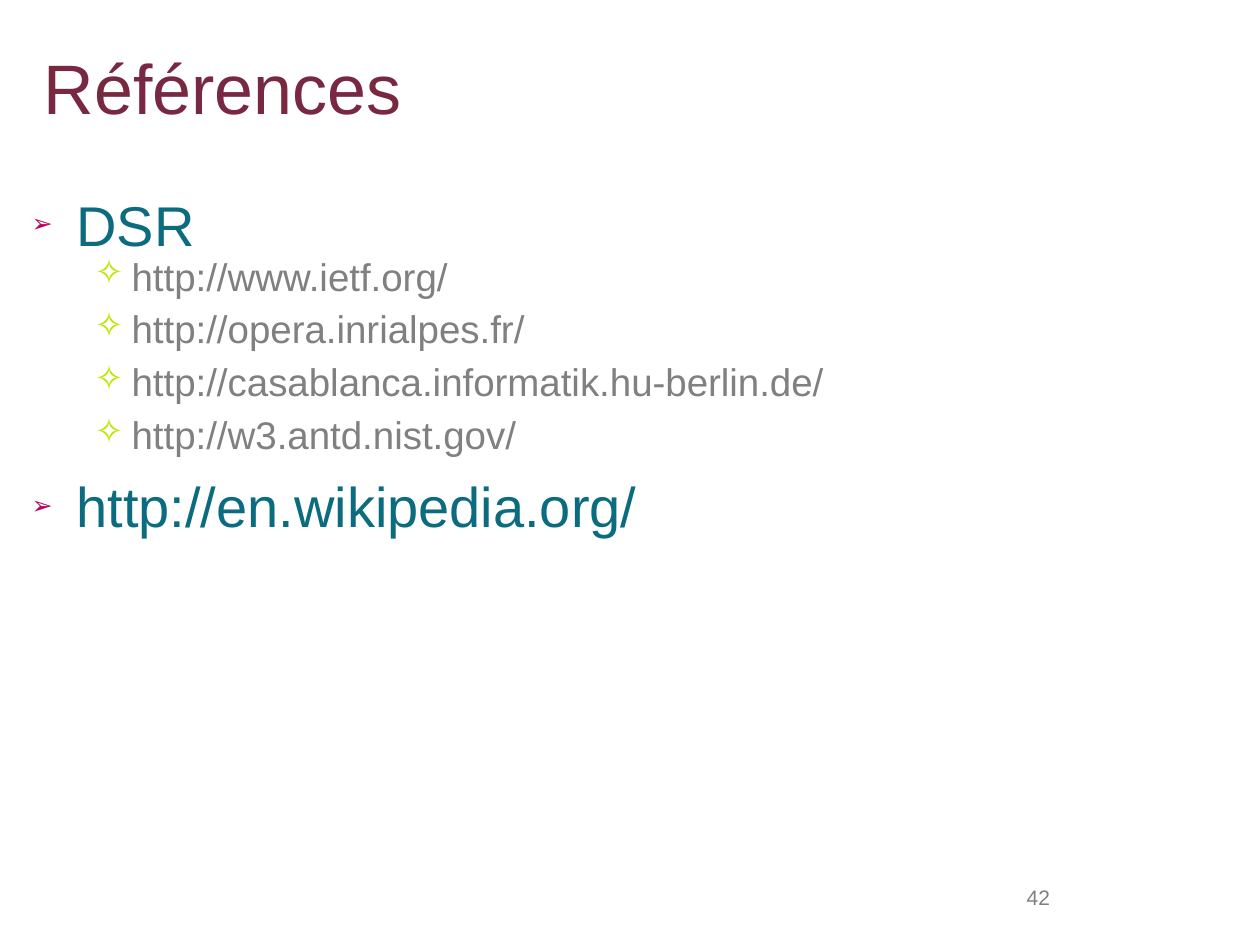
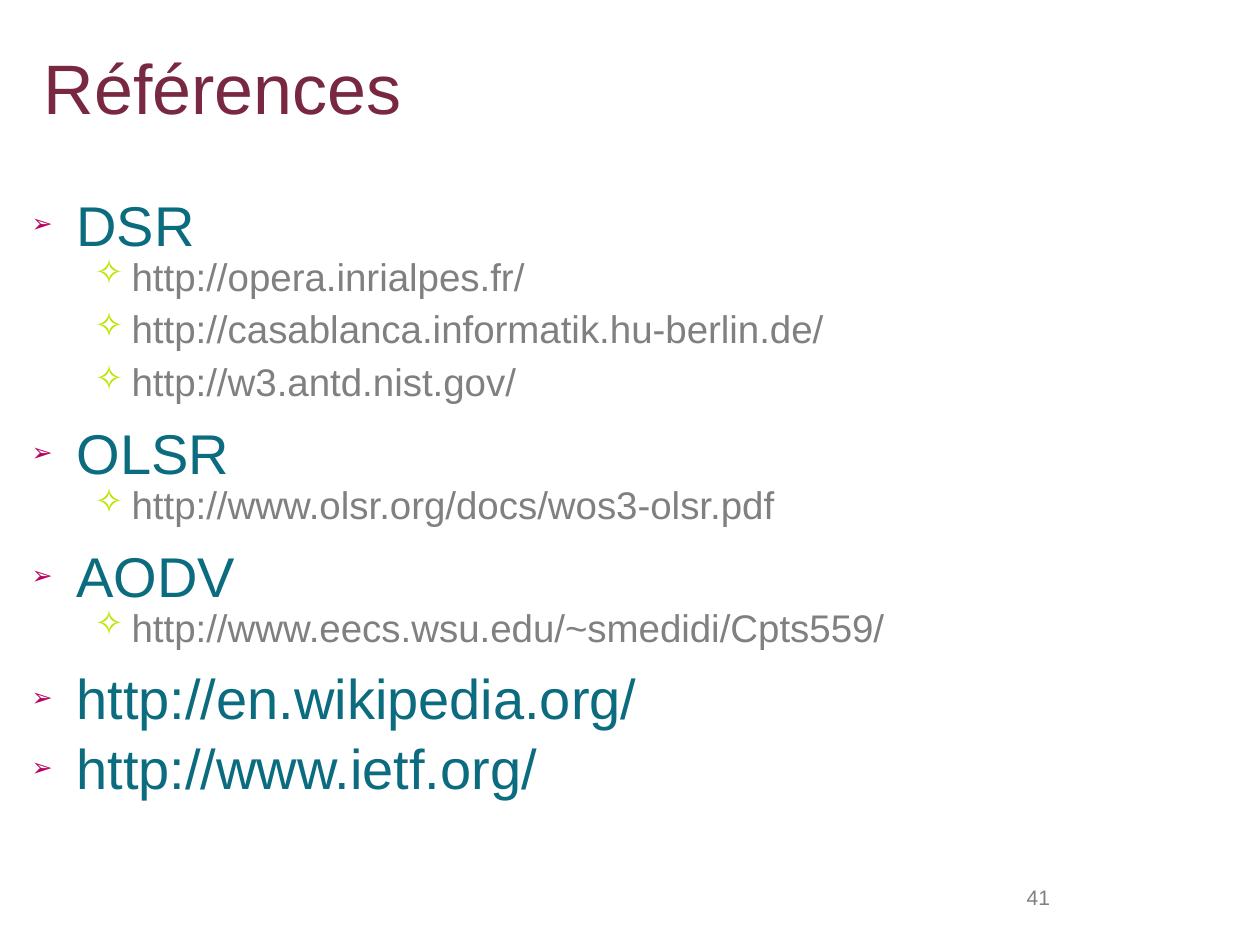
Before and after one commit to lbarbisan/adhoc, a slide deck: slide 41 of work/les_routages_adhoc.odp (slide 42 before the commit). Drawn at 1260x945 pixels with LibreOffice and Linux fonts; fonts in the diff are those of the drawing; background and template pictures are left out. Boxes give left, top, right and bottom in pixels: in the first picture for what was removed or moved away, otherwise in the second. Text is boxed around its words. In the diff, an @@ line names an element or a change of style, - is before the commit and + after.

```diff
--- a/work/les_routages_adhoc.odp
+++ b/work/les_routages_adhoc.odp
@@ text at (132,263,448,298): paragraph removed @@
-  ✧ http://www.ietf.org/
@@ text at (77,435,884,649): paragraphs added @@
+➢ OLSR
+  ✧ http://www.olsr.org/docs/wos3-olsr.pdf
+➢ AODV
+  ✧ http://www.eecs.wsu.edu/~smedidi/Cpts559/
@@ text at (77,748,537,800): paragraph added @@
+➢ http://www.ietf.org/
@@ page number at (1027,890,1050,905): text changed @@
-42
+41
```
Also in this commit, not shown: 28 other slides changed, 1 slide removed, 1 other file.
